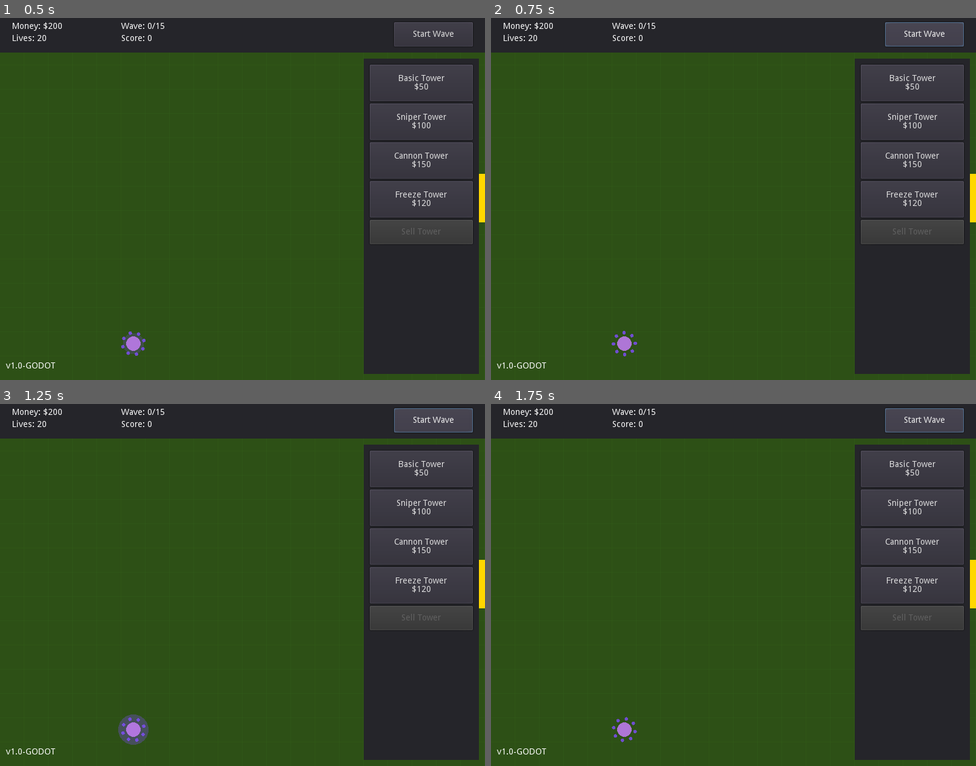
Above: before the commit, frames 1-4 (two rows, left to right).
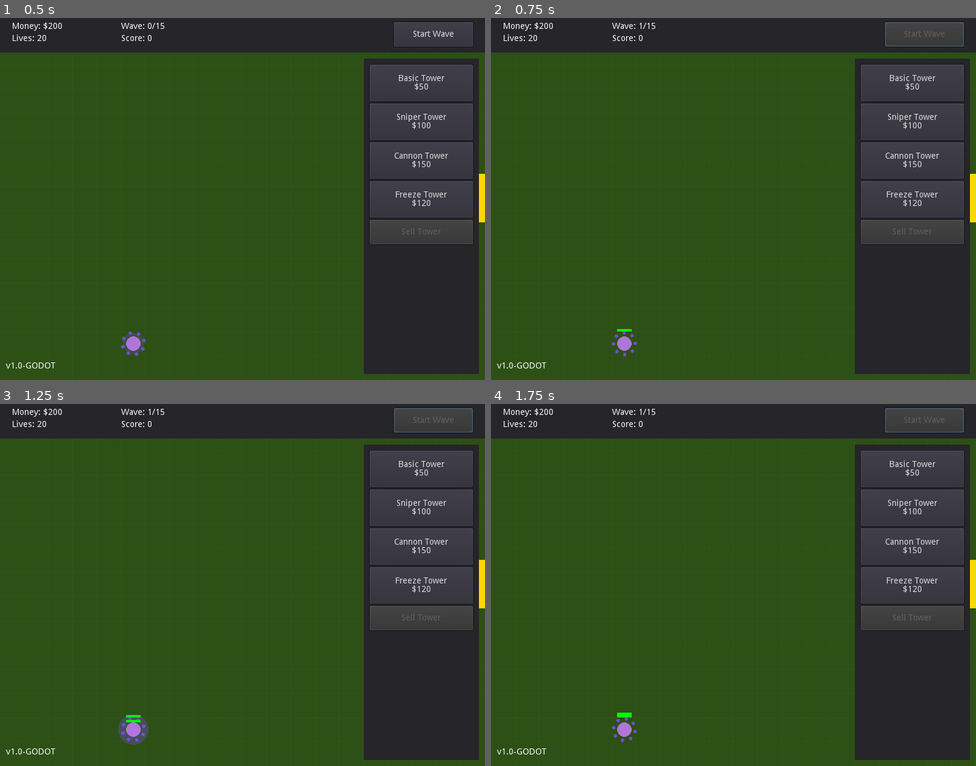
Above: after the commit, the same moments.

Repository: rashalenov-source/KDR-2025
Game: Godot game, scene res://scenes/Main.tscn
The game is run twice, just before and just after one commit, with the same random seed, the same clock (stepped at 60 frames per second) and the same inputs.
Inputs (mouse positions are in pixels of both pictures, inside the frame that each line leads up to):
- Up to frame 1 (0.5 s): no input
- Up to frame 2 (0.75 s): click "Start Wave" at 0.5 s
- Up to frame 3 (1.25 s): no input
- Up to frame 4 (1.75 s): click (922, 422) at 1.25 s, where only the run before the commit has a clickable "Start Wave"

Frame 1 is identical in both runs. In frame 2, 0.1% of the frame differs, in the area x 26-94%, y 1-87%; in frame 3, 0.1%, in the area x 26-94%, y 1-88%; in frame 4, 0.1%.
Error before the commit: Parse Error: Expected else after ternary if. (res://scripts/PathFinder.gd:24)
Error after the commit: Invalid set index 'polygon' (on base: 'Nil') with value of type 'PoolVector2Array'. (res://scripts/Enemy.gd:63)

Commit message:
🔧 FIX: Parser error in PathFinder.gd ternary operators
- Fixed 'Expected else after ternary if' syntax errors
- Replaced problematic ternary operators with direct get() calls
- Lines 24, 28, 29, 30, 43 fixed
- get() method already provides default value functionality

Diff:
--- a/godot-tower-defense/scripts/PathFinder.gd
+++ b/godot-tower-defense/scripts/PathFinder.gd
@@ -21,13 +21,13 @@
 		if not is_instance_valid(tower):
 			continue
 
-		var tower_type_key = tower.tower_type if tower has "tower_type" else tower.get("tower_type", "basic")
+		var tower_type_key = tower.get("tower_type", "basic")
 		var tower_data = GameManager.TOWER_TYPES[tower_type_key]
 
 		# Получаем уровни улучшений
-		var damage_level = tower.damage_level if tower has "damage_level" else tower.get("damage_level", 1)
-		var range_level = tower.range_level if tower has "range_level" else tower.get("range_level", 1)
-		var speed_level = tower.speed_level if tower has "speed_level" else tower.get("speed_level", 1)
+		var damage_level = tower.get("damage_level", 1)
+		var range_level = tower.get("range_level", 1)
+		var speed_level = tower.get("speed_level", 1)
 
 		var range_value = tower_data.range * (1.0 + (range_level - 1) * 0.2)
 		var damage = tower_data.damage * (1.0 + (damage_level - 1) * 0.3)
@@ -40,7 +40,7 @@
 		var range_in_cells = ceil(range_value / GameManager.GRID_SIZE)
 		var effective_range = range_value
 
-		var tower_grid_pos = tower.grid_pos if tower has "grid_pos" else tower.get("grid_pos", Vector2.ZERO)
+		var tower_grid_pos = tower.get("grid_pos", Vector2.ZERO)
 
 		for dx in range(-range_in_cells, range_in_cells + 1):
 			for dy in range(-range_in_cells, range_in_cells + 1):
